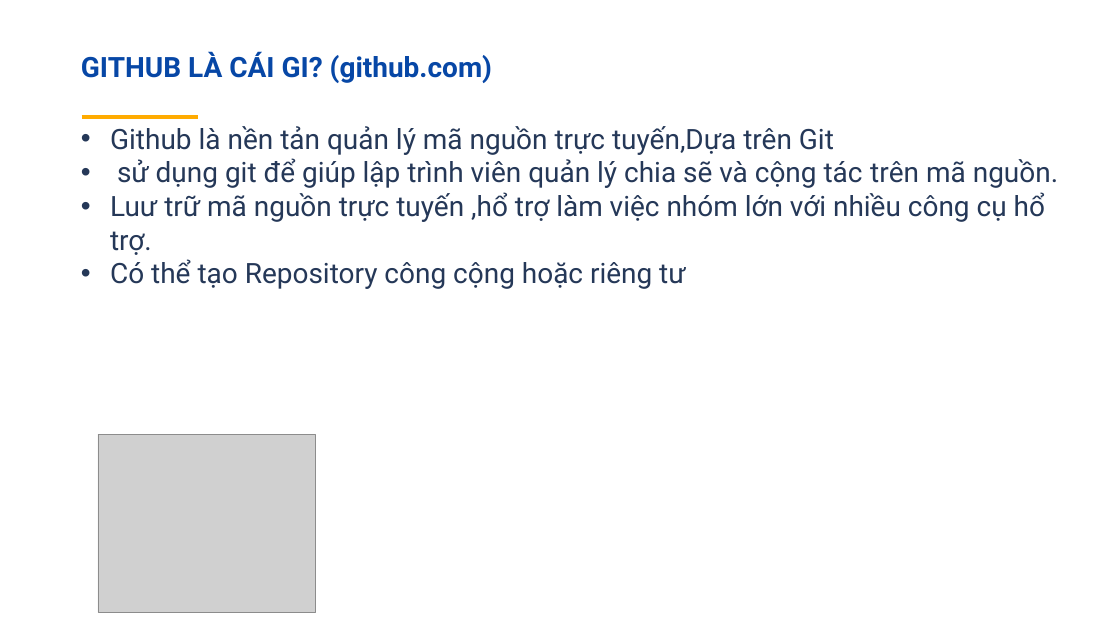
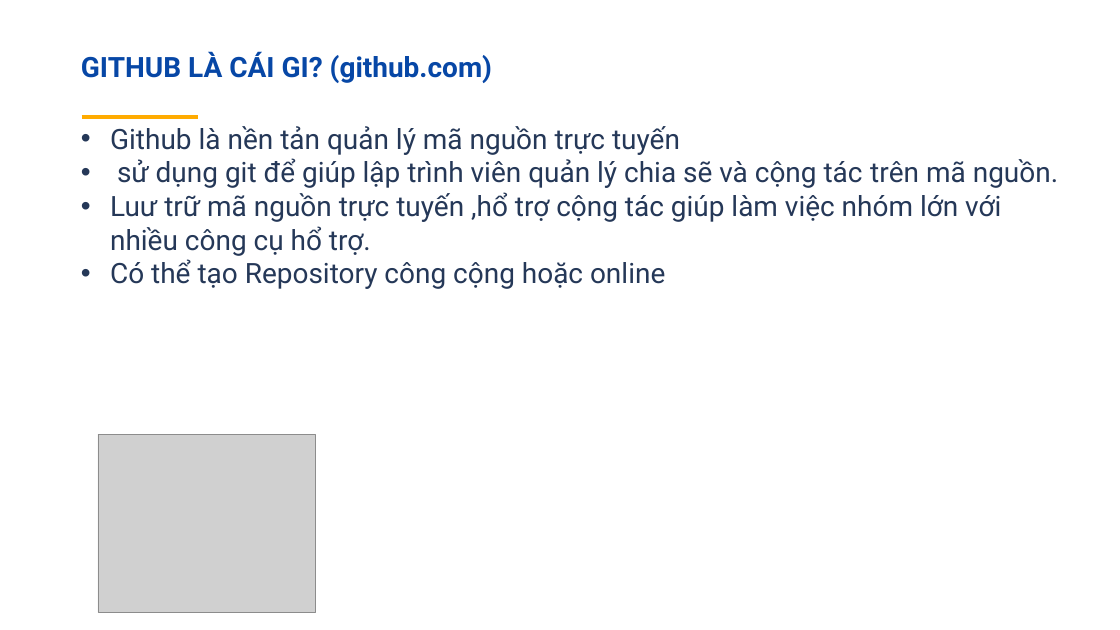
Before and after one commit to trannhutthien/textThietKeWeb, a slide deck: slide 6 of Git-presentation-16072017.pptx. Drawn at 1120x630 pixels with LibreOffice and Linux fonts; fonts in the diff are those of the drawing; grey boxes stand for pictures. Boxes give left, top, right and bottom in pixels: in the first picture for what was removed or moved away, otherwise in the second. Text is boxed around its words. In the diff, an @@ line names an element or a change of style, - is before the commit and + after.

```diff
--- a/Git-presentation-16072017.pptx
+++ b/Git-presentation-16072017.pptx
@@ text at (x1=110, y1=126, x2=680, y2=155): text changed @@
-• Github là nền tản quản lý mã nguồn trực tuyến,Dựa trên Git
+• Github là nền tản quản lý mã nguồn trực tuyến
@@ text at (x1=110, y1=192, x2=1001, y2=289): text changed @@
-• Luư trữ mã nguồn trực tuyến ,hổ trợ làm việc nhóm lớn với nhiều công cụ hổ trợ.
-• Có thể tạo Repository công cộng hoặc riêng tư
+• Luư trữ mã nguồn trực tuyến ,hổ trợ cộng tác giúp làm việc nhóm lớn với nhiều công cụ hổ trợ.
+• Có thể tạo Repository công cộng hoặc online
```
Also in this commit, not shown: 3 other slides changed, 2 slides added, 2 other files.
